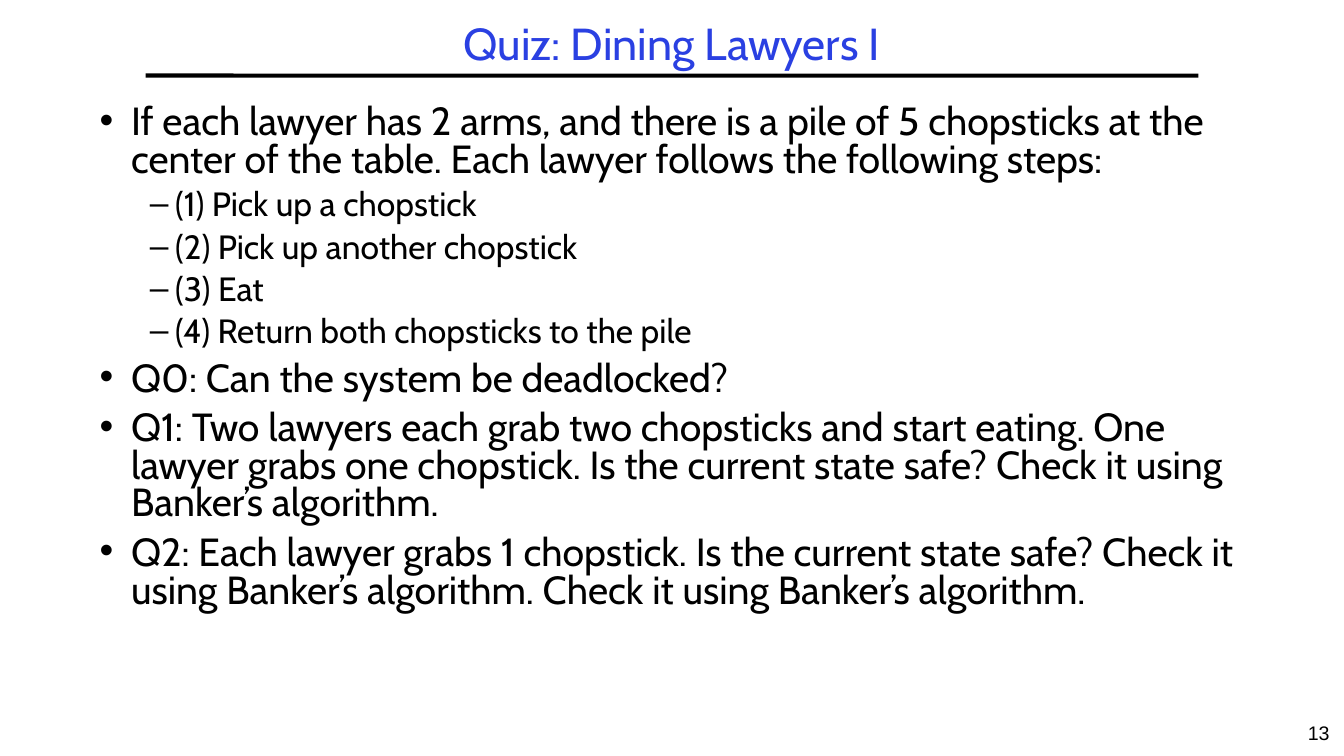
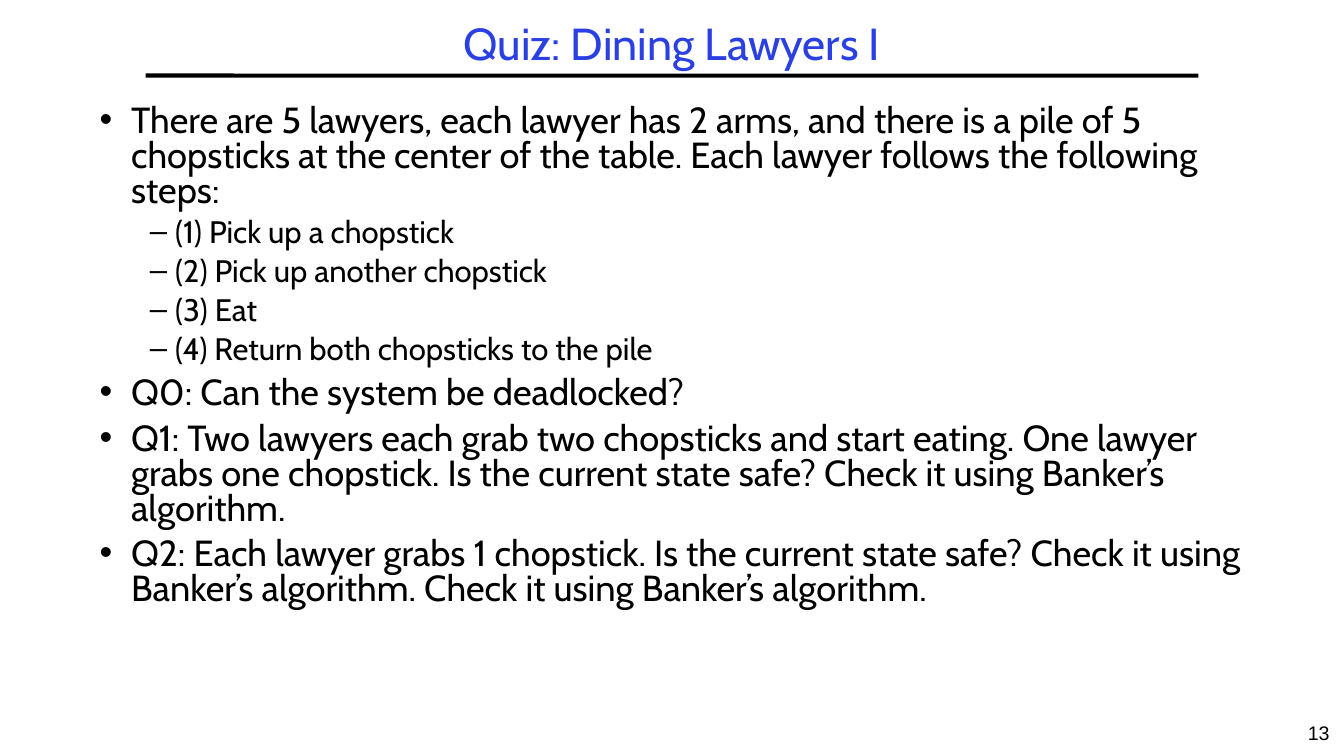
Before and after one commit to guhofstra/CSC256Fa25, a slide deck: slide 13 of PPTs/L4-Exercises ANS.pptx. Drawn at 1344x756 pixels with LibreOffice and Linux fonts; fonts in the diff are those of the drawing. Boxes give left, top, right and bottom in pixels: in the first picture for what was removed or moved away, otherwise in the second. Text is boxed around its words. In the diff, an @@ line names an element or a change of style, - is before the commit and + after.

```diff
--- a/PPTs/L4-Exercises ANS.pptx
+++ b/PPTs/L4-Exercises ANS.pptx
@@ text at (131, 105, 1198, 211): text changed; size 28 to 25.9 pt @@
-• If each lawyer has 2 arms, and there is a pile of 5 chopsticks at the center of the table. Each lawyer follows the following steps:
+• There are 5 lawyers, each lawyer has 2 arms, and there is a pile of 5 chopsticks at the center of the table. Each lawyer follows the following steps:
@@ text at (131, 219, 1240, 610): size 24 to 22.2 pt in "(1) Pick up a chopstick", "(2) Pick up another chopstick", "(3) Eat", "(4) Return both chopsticks to the pile"; size 28 to 25.9 pt in "Q0: Can the system be deadlocked?", "Q1: Two lawyers each grab two chopsticks ...", "Q2: Each lawyer grabs 1 chopstick. Is ..." @@
```
Also in this commit, not shown: 3 other slides changed, 1 other file.
